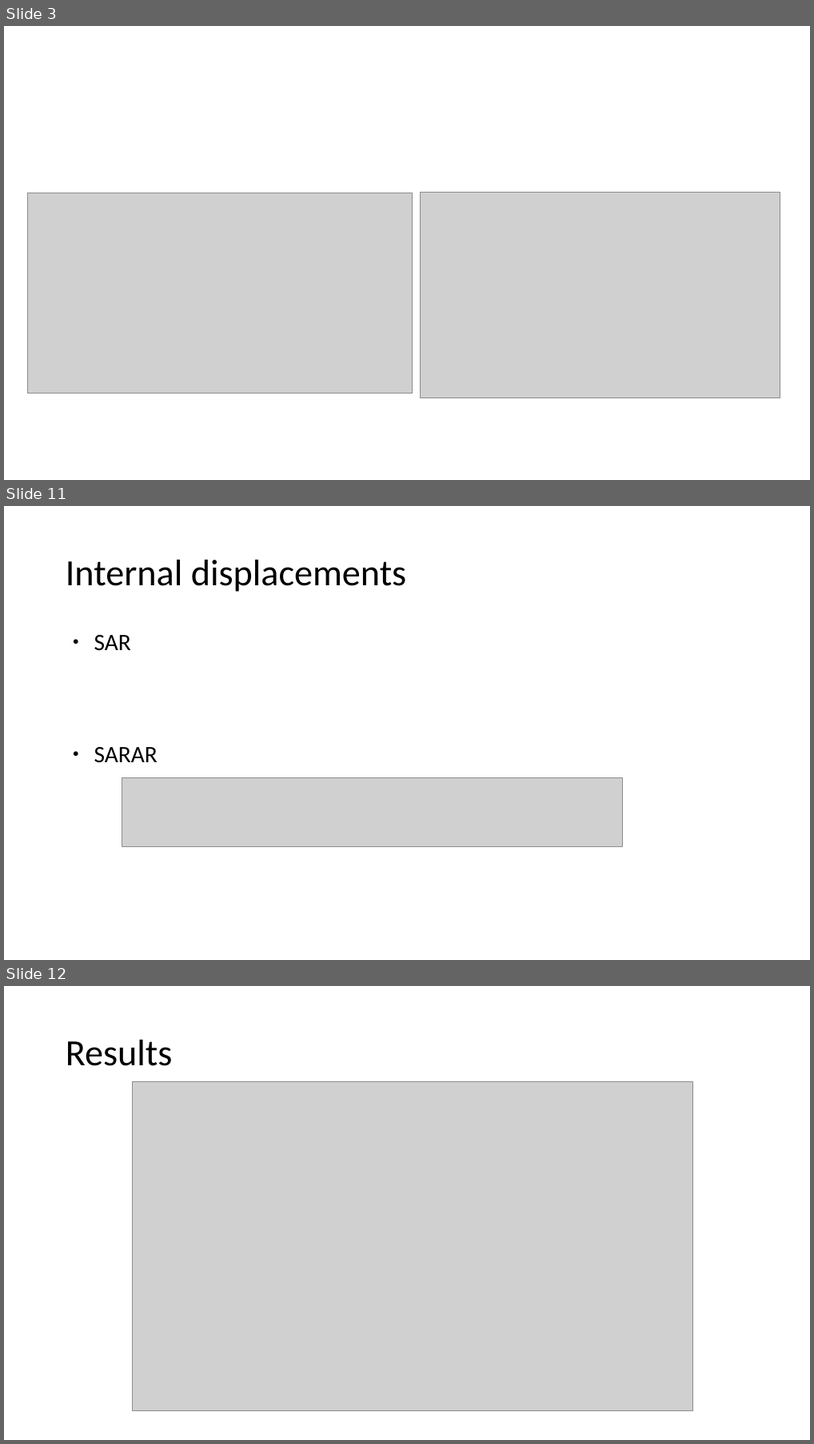
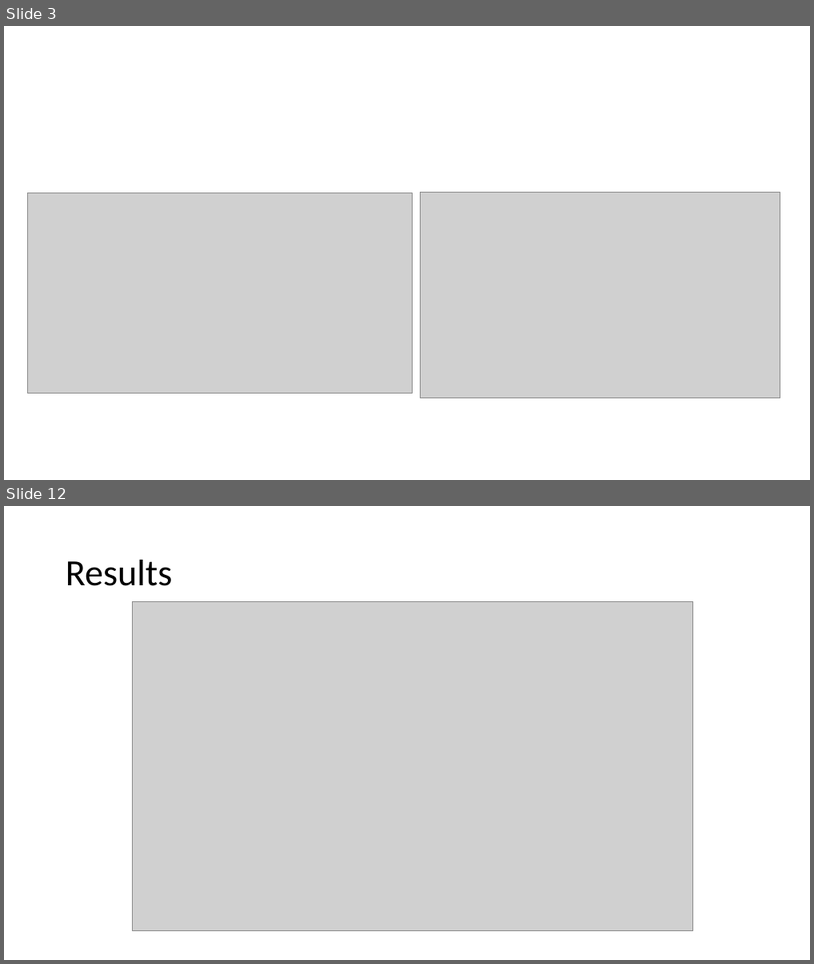
Before and after one commit to saraghivarello/Climate-and-conflict, a slide deck: Weather, conflicts and IDPs in Somalia_isi.odp. Shown one above the other, each under a label of ours: slides 3, 11 and 12 before the commit, slides 3 and 12 after it; the slides between them are not shown. The pictures are 814x1444 and 814x964 pixels, drawn with LibreOffice and Linux fonts; fonts in the diff are those of the drawing; grey boxes stand for pictures. Boxes give left, top, right and bottom in pixels: in the first picture for what was removed or moved away, otherwise in the second. Text is boxed around its words. In the diff, an @@ line names an element or a change of style, - is before the commit and + after.

```diff
--- a/Weather, conflicts and IDPs in Somalia_isi.odp
+++ b/Weather, conflicts and IDPs in Somalia_isi.odp
@@ slide 11 removed at [4,506,810,960], background #FFFFFF @@
@@ title removed at [66,560,406,592] @@
-Internal displacements
@@ text removed at [94,635,158,763] @@
-● SAR
-● SARAR
@@ picture removed at [122,778,623,847] @@
```
Also in this commit, not shown: 9 slides changed, 4 slides added, 3 other slides removed, 1 other file.
